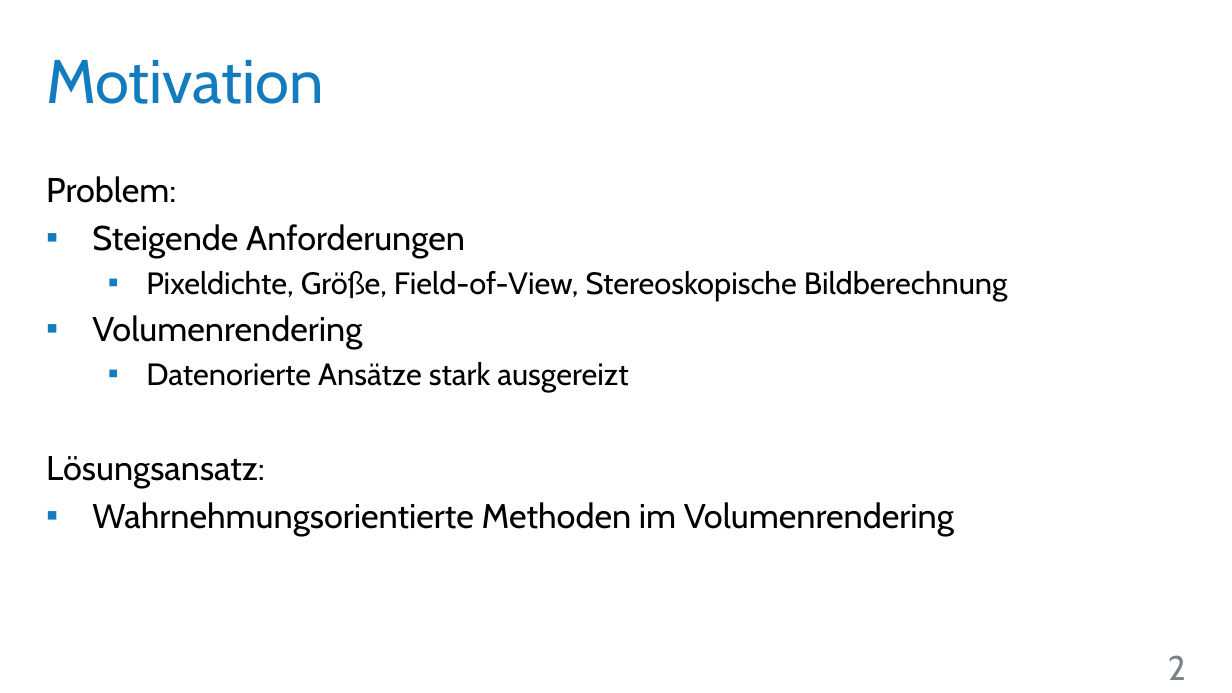
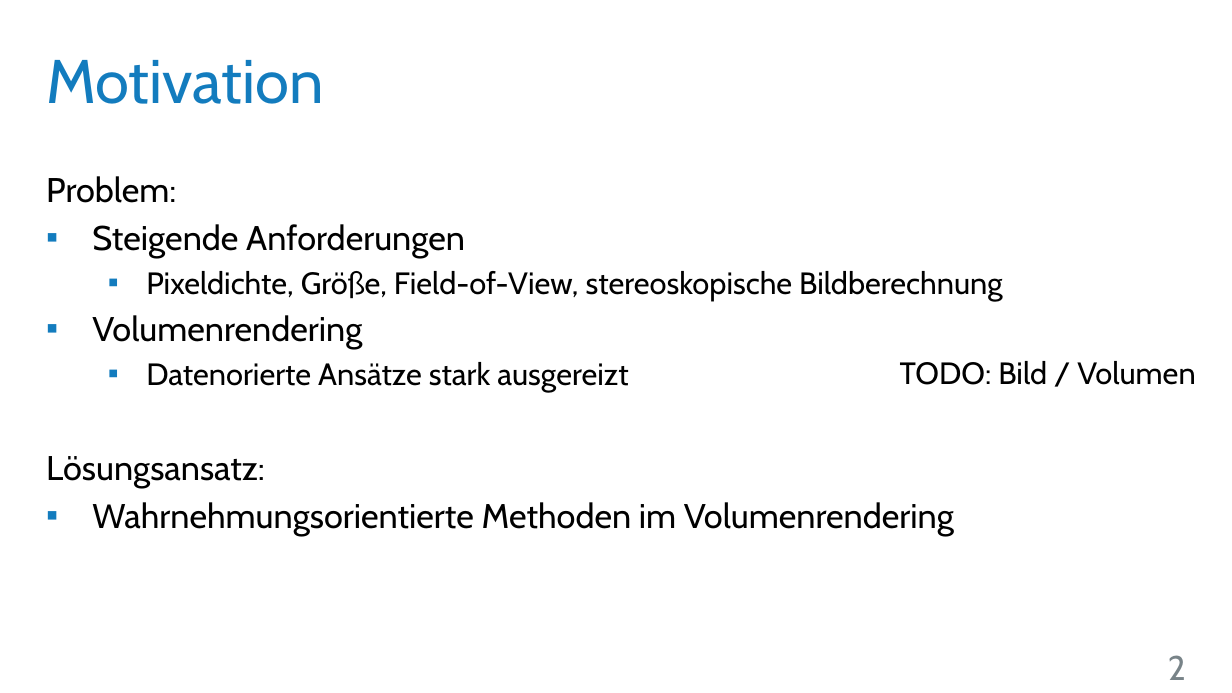
Before and after one commit to UniStuttgart-VISUS/FoveatedVolumeRendering, a slide deck: slide 2 of Dokumente/Vortrag/Wahrnehmungsorientiertes_Volumen-Rendering.pptx. Drawn at 1232x693 pixels with LibreOffice and Linux fonts; fonts in the diff are those of the drawing; background and template pictures are left out. Boxes give left, top, right and bottom in pixels: in the first picture for what was removed or moved away, otherwise in the second. Text is boxed around its words. In the diff, an @@ line names an element or a change of style, - is before the commit and + after.

Commit message:
Vortrag: TODO's eingefügt.

```diff
--- a/Dokumente/Vortrag/Wahrnehmungsorientiertes_Volumen-Rendering.pptx
+++ b/Dokumente/Vortrag/Wahrnehmungsorientiertes_Volumen-Rendering.pptx
@@ text at (x1=146, y1=271, x2=1003, y2=300): text changed @@
-  ▪ Pixeldichte, Größe, Field-of-View, Stereoskopische Bildberechnung
+  ▪ Pixeldichte, Größe, Field-of-View, stereoskopische Bildberechnung
@@ text added at (x1=900, y1=361, x2=1195, y2=385), 18 pt, text #000000 @@
+TODO: Bild / Volumen
```
Also in this commit, not shown: 10 other slides changed, 3 slides added, 2 slides removed.
